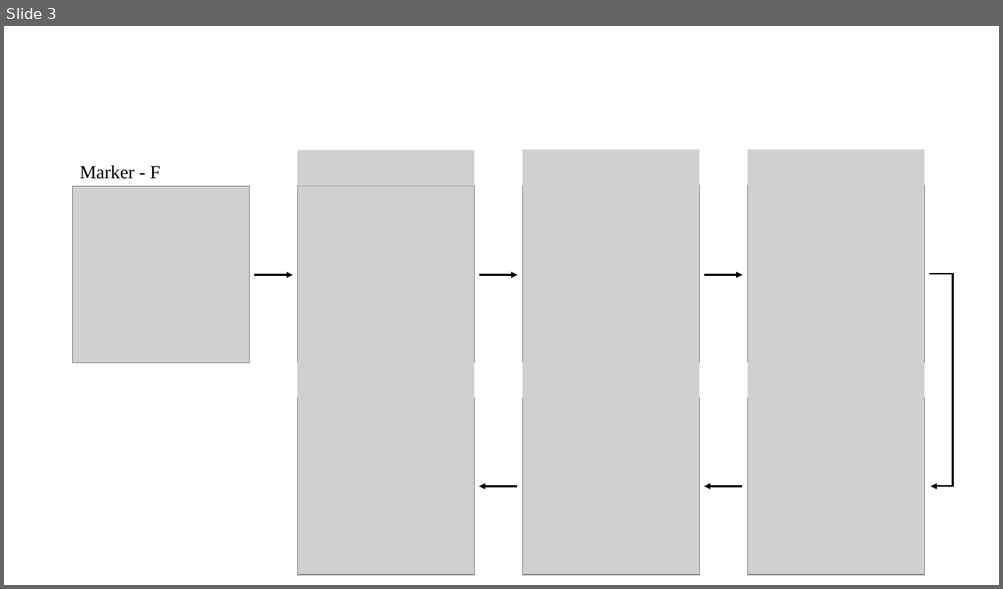
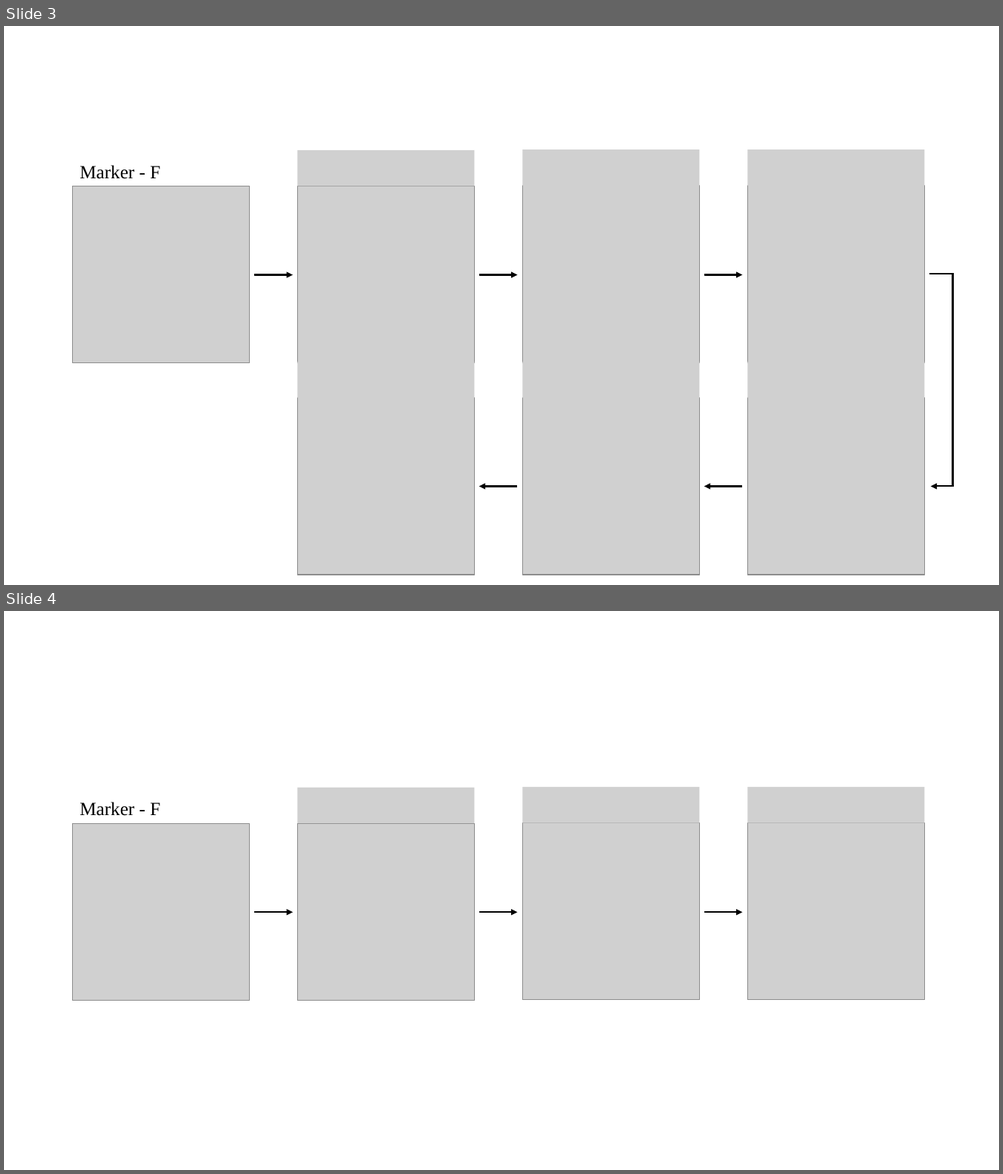
Before and after one commit to ChristianSieh/PointProcessing, a slide deck: Images/Presentation/Matt_Slides.pptx. Shown one above the other, each under a label of ours: slide 3 before the commit, slides 3 and 4 after it. The pictures are 1003x589 and 1003x1174 pixels, drawn with LibreOffice and Linux fonts; fonts in the diff are those of the drawing; grey boxes stand for pictures. Boxes give left, top, right and bottom in pixels: in the first picture for what was removed or moved away, otherwise in the second. Text is boxed around its words. In the diff, an @@ line names an element or a change of style, - is before the commit and + after.

Commit message:
Added Reconstruction by Erosion

```diff
--- a/Images/Presentation/Matt_Slides.pptx
+++ b/Images/Presentation/Matt_Slides.pptx
@@ slide 4 added at (4,611,999,1170), background #FFFFFF @@
@@ picture added at (297,788,474,823) @@
@@ picture added at (523,787,700,823) @@
@@ picture added at (747,787,924,823) @@
@@ text added at (79,802,160,816), 18 pt, text #000000 @@
+Marker - F
@@ picture added at (73,823,250,1000) @@
@@ picture added at (297,823,474,1000) @@
@@ picture added at (523,823,700,999) @@
@@ picture added at (747,823,924,999) @@
@@ arrow added from (255, 912) to (293, 912), #000000 1.5 pt @@
@@ arrow added from (479, 912) to (518, 912), #000000 1.5 pt @@
@@ arrow added from (704, 912) to (743, 912), #000000 1.5 pt @@
```
